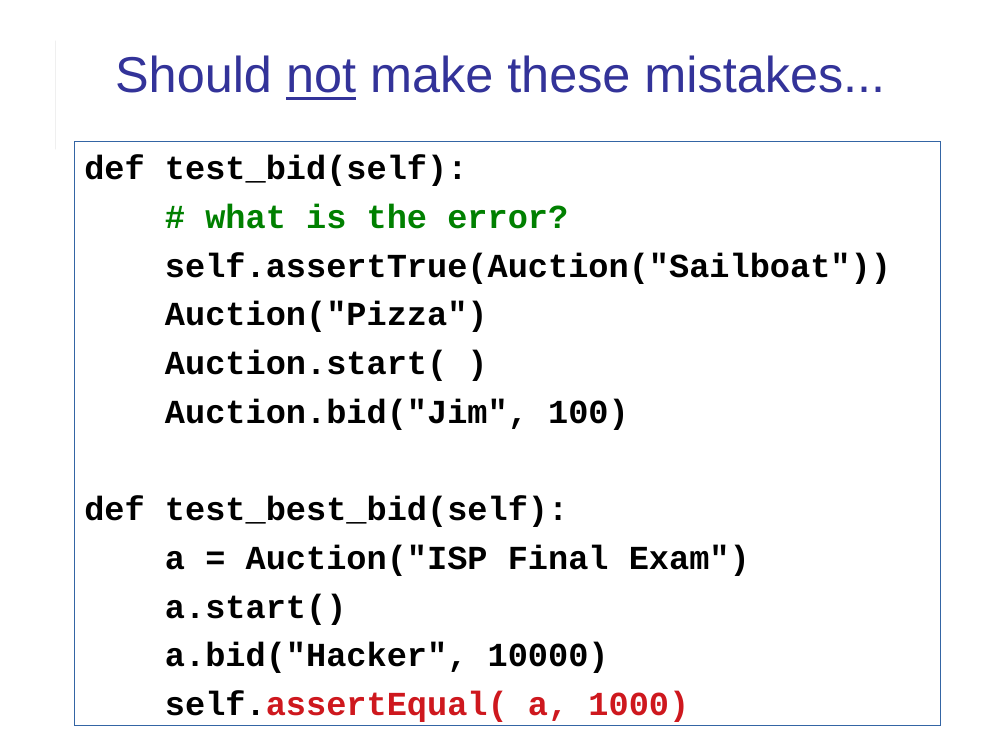
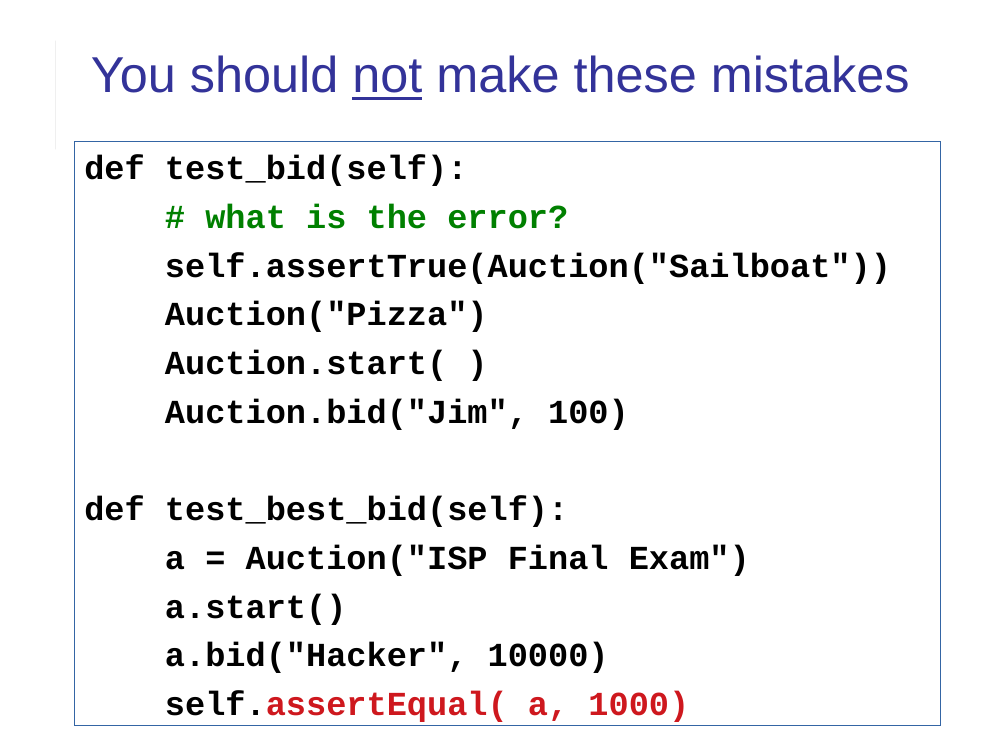
Before and after one commit to cpske/ISP, a slide deck: slide 9 of assignment/feedback/LabExam1-feedback.odp (slide 7 before the commit). Drawn at 1008x756 pixels with LibreOffice and Linux fonts; fonts in the diff are those of the drawing. Boxes give left, top, right and bottom in pixels: in the first picture for what was removed or moved away, otherwise in the second. Text is boxed around its words. In the diff, an @@ line names an element or a change of style, - is before the commit and + after.

```diff
--- a/assignment/feedback/LabExam1-feedback.odp
+++ b/assignment/feedback/LabExam1-feedback.odp
@@ title at [91, 55, 910, 100]: text changed @@
-Should not make these mistakes...
+You should not make these mistakes
```
Also in this commit, not shown: 12 other slides changed, 3 slides added, 5 other files.
